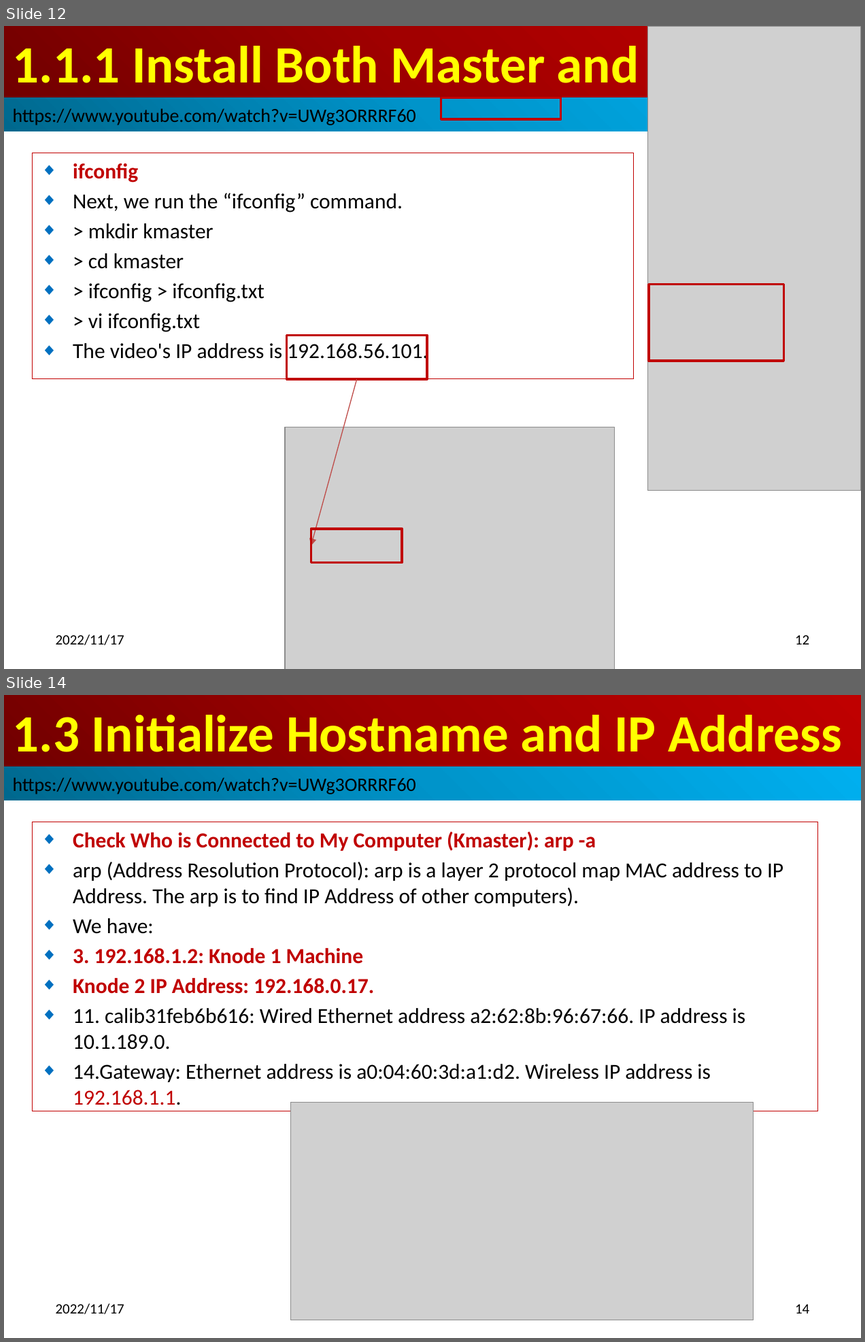
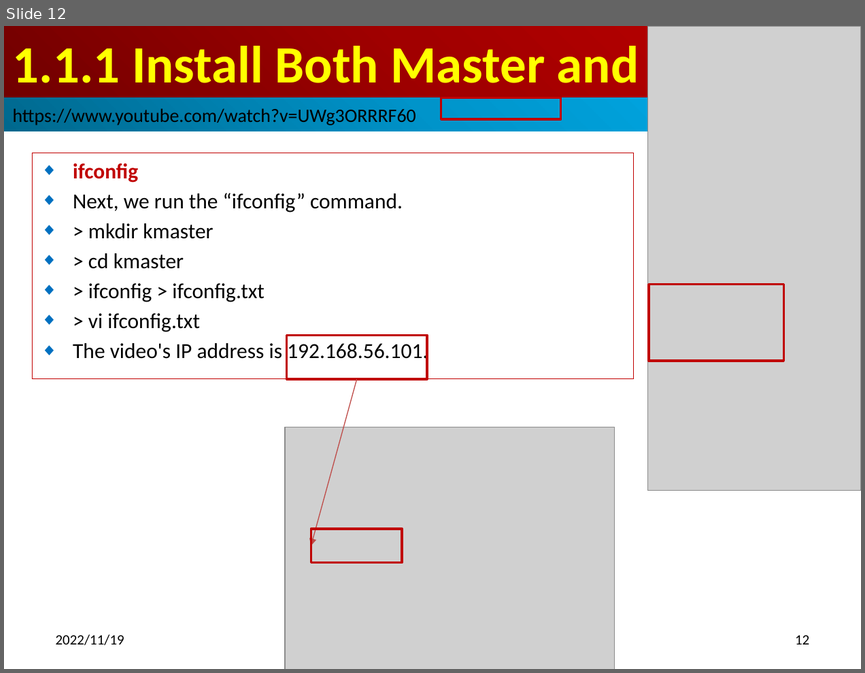
Before and after one commit to peterhchen/900_Kubernetes, a slide deck: 001_01_Install_MS_P01_Master.pptx. Shown one above the other, each under a label of ours: slides 12 and 14 before the commit, slide 12 after it; the slides between them are not shown. The pictures are 865x1342 and 865x673 pixels, drawn with LibreOffice and Linux fonts; fonts in the diff are those of the drawing; grey boxes stand for pictures. Boxes give left, top, right and bottom in pixels: in the first picture for what was removed or moved away, otherwise in the second. Text is boxed around its words. In the diff, an @@ line names an element or a change of style, - is before the commit and + after.

```diff
--- a/001_01_Install_MS_P01_Master.pptx
+++ b/001_01_Install_MS_P01_Master.pptx
@@ slide 14 removed at [4, 695, 861, 1338], background #FFFFFF @@
@@ title removed at [4, 695, 861, 767] @@
-1.3 Initialize Hostname and IP Address
@@ rectangle removed at [4, 767, 861, 800] @@
-https://www.youtube.com/watch?v=UWg3ORRRF60
@@ subtitle removed at [33, 821, 818, 1110] @@
-◆ Check Who is Connected to My Computer (Kmaster): arp -a
-◆ arp (Address Resolution Protocol): arp is a layer 2 protocol map MAC address to IP Address. The arp is to find IP Address of other computers).
-◆ We have:
-◆ 3. 192.168.1.2: Knode 1 Machine
-◆ Knode 2 IP Address: 192.168.0.17.
-◆ 11. calib31feb6b616: Wired Ethernet address a2:62:8b:96:67:66. IP address is 10.1.189.0.
-◆ 14.Gateway: Ethernet address is a0:04:60:3d:a1:d2. Wireless IP address is 192.168.1.1.
@@ picture removed at [291, 1102, 753, 1320] @@
@@ text removed at [56, 1303, 124, 1314] @@
-2022/11/17
@@ page number removed at [795, 1304, 809, 1313] @@
-14
@@ slide 12 changed as well @@
@@ text at [56, 634, 124, 645]: text changed @@
-2022/11/17
+2022/11/19
```
Also in this commit, not shown: 27 other slides changed, 4 other slides removed.
